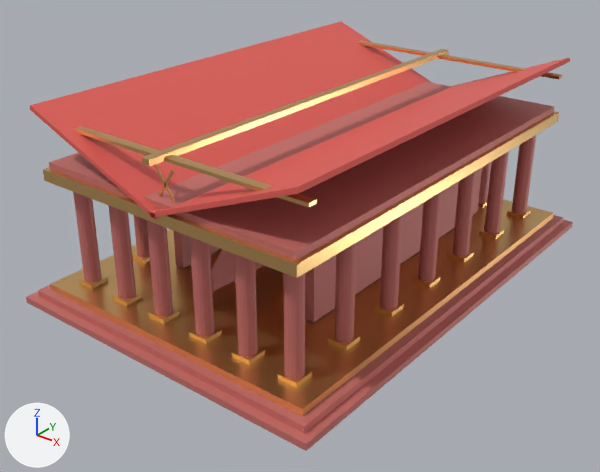
Two versions of the glTF model assets/models/temple_ares.glb, one commit apart.
Before and after are seen from a 50 mm camera at (21.9, -29.2, 19.1) aimed at (0.1, -2.0, 2.2). Every picture has the same lights, and +X, +Y and +Z are marked at lower left. The older version comes first. Vertices at exactly the same position are counted once.

Objects in the first picture: 'Temple_Ares'.
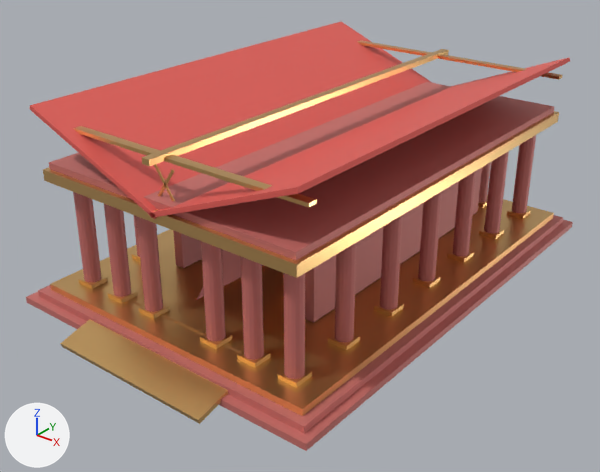
Pixel boxes (x1, y1, x2, y2) of what changed, in the pictures (600 x 472 px; the box of a moved part takes in the faces that stretch with it):
part 1 of me_cube, moved or reshaped
    before: (112, 291, 142, 306)
    after: (108, 289, 138, 304)
part 2 of me_cube, moved or reshaped
    before: (148, 308, 180, 324)
    after: (139, 303, 170, 319)
part 3 of me_cube, moved or reshaped
    before: (189, 327, 221, 344)
    after: (200, 333, 232, 349)
part 4 of me_cube, moved or reshaped
    before: (232, 347, 265, 365)
    after: (237, 350, 271, 368)
part 5 of me_cube, moved or reshaped
    before: (108, 205, 258, 357)
    after: (60, 204, 264, 424)

The change, as a diff of the scene's bpy script:
```diff
--- a/assets/models/temple_ares.glb.py
+++ b/assets/models/temple_ares.glb.py
@@ me_cube @@
 # used by ob_temple_ares; location = (0.0, 0.0, 0.0)
-me_cube.from_pydata(...)  # 2300 vertices, 4240 faces; spans x -8.0..8.0, y -11.5..11.5, z 0.0..9.2
+me_cube.from_pydata(...)  # 2308 vertices, 4252 faces; spans x -8.0..8.0, y -12.7..11.5, z -0.1..9.2
+# me_cube part 1: the loose piece of 8 vertices spanning x -4.0..-3.0, y -9.8..-8.9, z 0.9..1.1 is moved by (-0.3, 0.0, 0.0)
+# me_cube part 2: the loose piece of 8 vertices spanning x -1.7..-0.8, y -9.8..-8.9, z 0.9..1.1 is moved by (-0.6, 0.0, 0.0)
+# me_cube part 3: the loose piece of 8 vertices spanning x 0.8..1.7, y -9.8..-8.9, z 0.9..1.1 is moved by (0.6, 0.0, 0.0)
+# me_cube part 4: the loose piece of 8 vertices spanning x 3.0..4.0, y -9.8..-8.9, z 0.9..1.1 is moved by (0.3, 0.0, 0.0)
+# me_cube part 5
+# 36 vertices are removed from x -3.9..3.9, y -9.8..-9.0, z 1.2..5.8
+# 182 faces are deleted
+# 4 vertices in x -3.8..3.8, y -9.8..-9.1, z 1.2 move by (0.0, 0.1, 0.0)
+# 4 vertices in x -3.8..3.8, y -9.7..-9.0, z 1.2 move by (0.0, -0.1, 0.0)
+# 4 vertices in x -1.6..-1.3, y -9.8..-9.3, z 1.2..5.8 move by (-0.1, 0.3, 0.0)
+# 4 vertices in x 1.3..1.6, y -9.5..-9.0, z 1.2..5.8 move by (0.1, -0.3, 0.0)
+# 68 vertices move from x -3.9..3.9, y -9.8..-9.0, z 1.2..5.8 to x -4.2..4.2, y -9.8..-9.0, z 1.2..5.8
+# 20 vertices are added at x -4.0..4.0, y -12.7..-9.0, z -0.1..5.8
+# 14 new vertices lie (0.0, 0.0, -4.6) away from vertices in x -3.9..3.9, y -9.8..-9.0, z 1.2..5.8
+# 10 new vertices lie (0.0, 0.0, 4.6) away from vertices in x -3.9..3.9, y -9.8..-9.0, z 1.2
+# 182 new faces join them, mat_aresredgranite (pink #ce766f)
+# 12 new faces join them, mat_areswarbronze (beige #edbf7c)
+# other edits to the shape of me_cube do not show in these pictures
 me_cube.materials.append(mat_aresredgranite)
```
